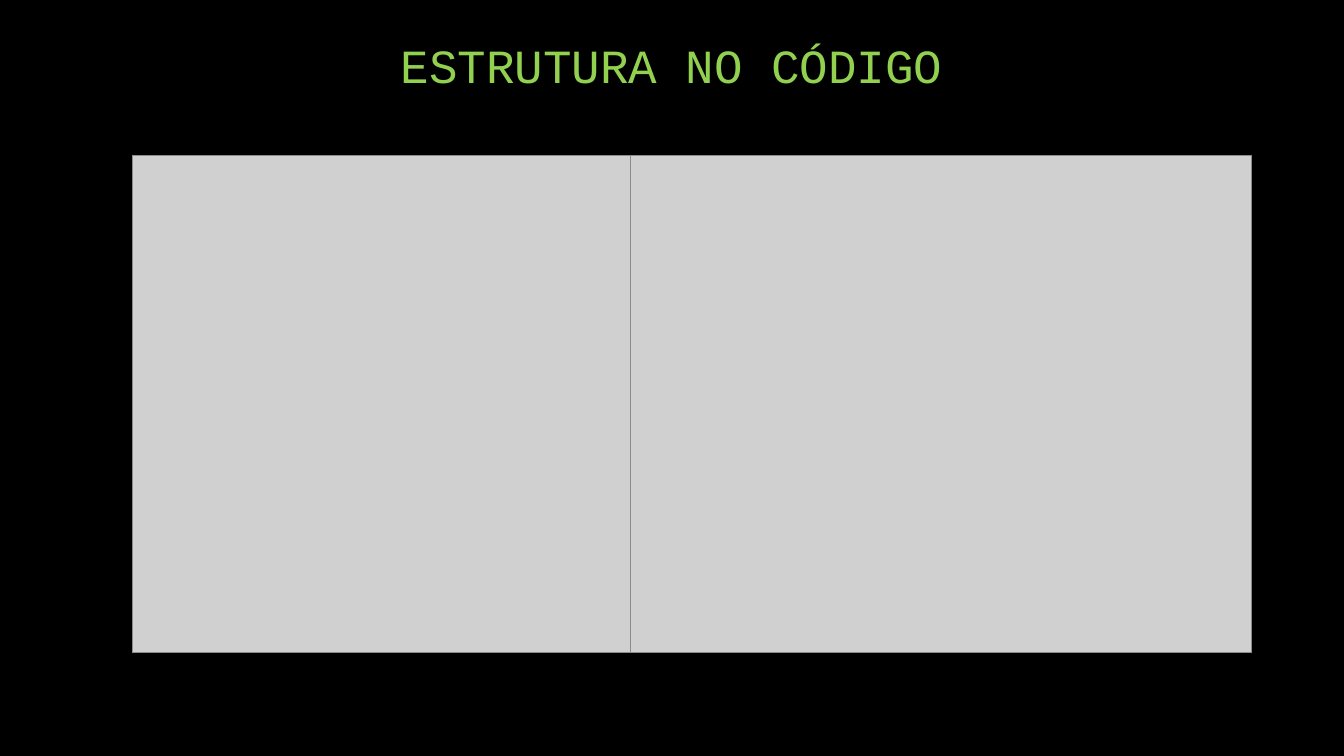
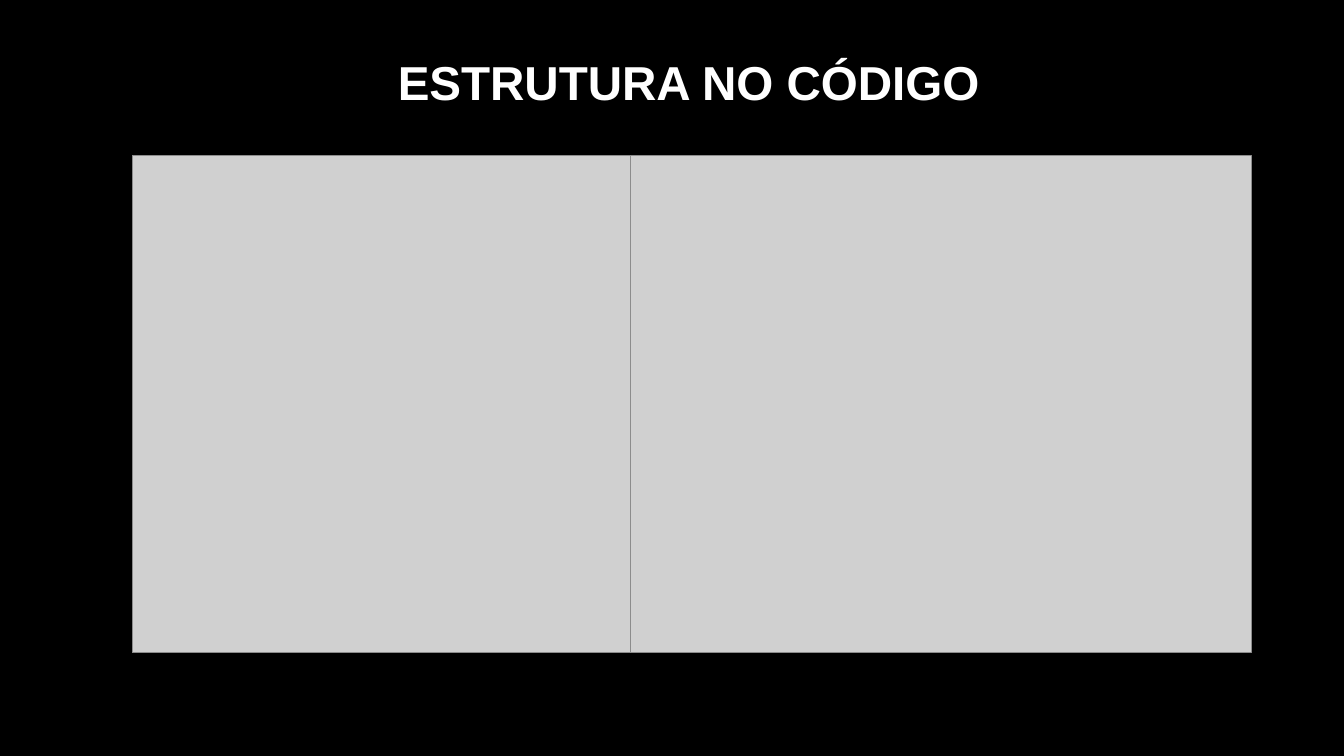
Before and after one commit to gabsoares/5by5-ApresentacaoDPCommand, a slide deck: slide 7 of DesignPatternCommand/Slide/ApresentacaoCommand.pptx. Drawn at 1344x756 pixels with LibreOffice and Linux fonts; fonts in the diff are those of the drawing; grey boxes stand for pictures. Boxes give left, top, right and bottom in pixels: in the first picture for what was removed or moved away, otherwise in the second. Text is boxed around its words. In the diff, an @@ line names an element or a change of style, - is before the commit and + after.

```diff
--- a/DesignPatternCommand/Slide/ApresentacaoCommand.pptx
+++ b/DesignPatternCommand/Slide/ApresentacaoCommand.pptx
@@ text "ESTRUTURA NO CÓDIGO": place and size @@
-text "ESTRUTURA NO CÓDIGO" at (401, 49, 942, 84)
+text "ESTRUTURA NO CÓDIGO" at (398, 63, 980, 101)
@@ text "ESTRUTURA NO CÓDIGO" at (398, 63, 980, 101): font Courier New to Arial, text colour #92D050 to #FFFFFF, bold on @@
```
Also in this commit, not shown: 7 other slides changed.
